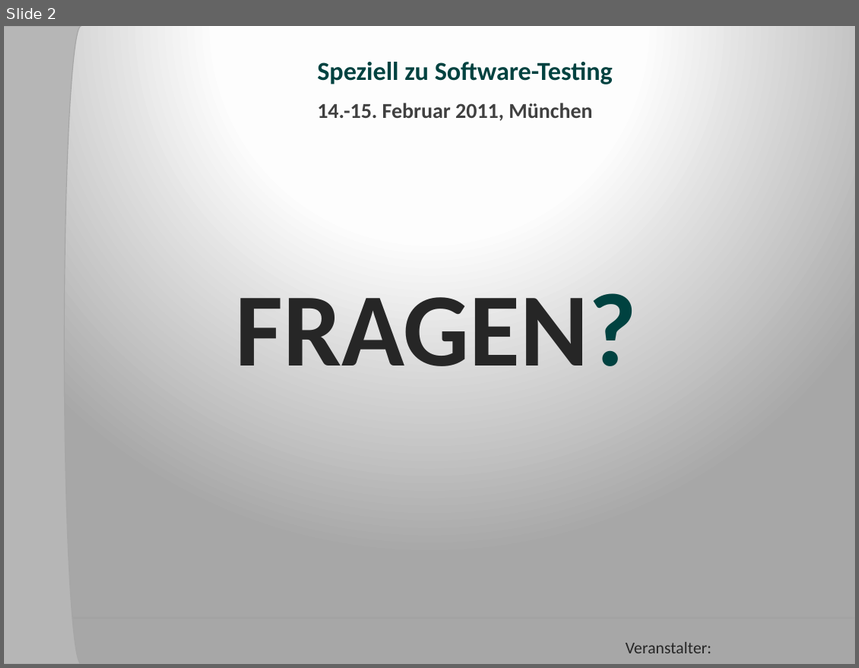
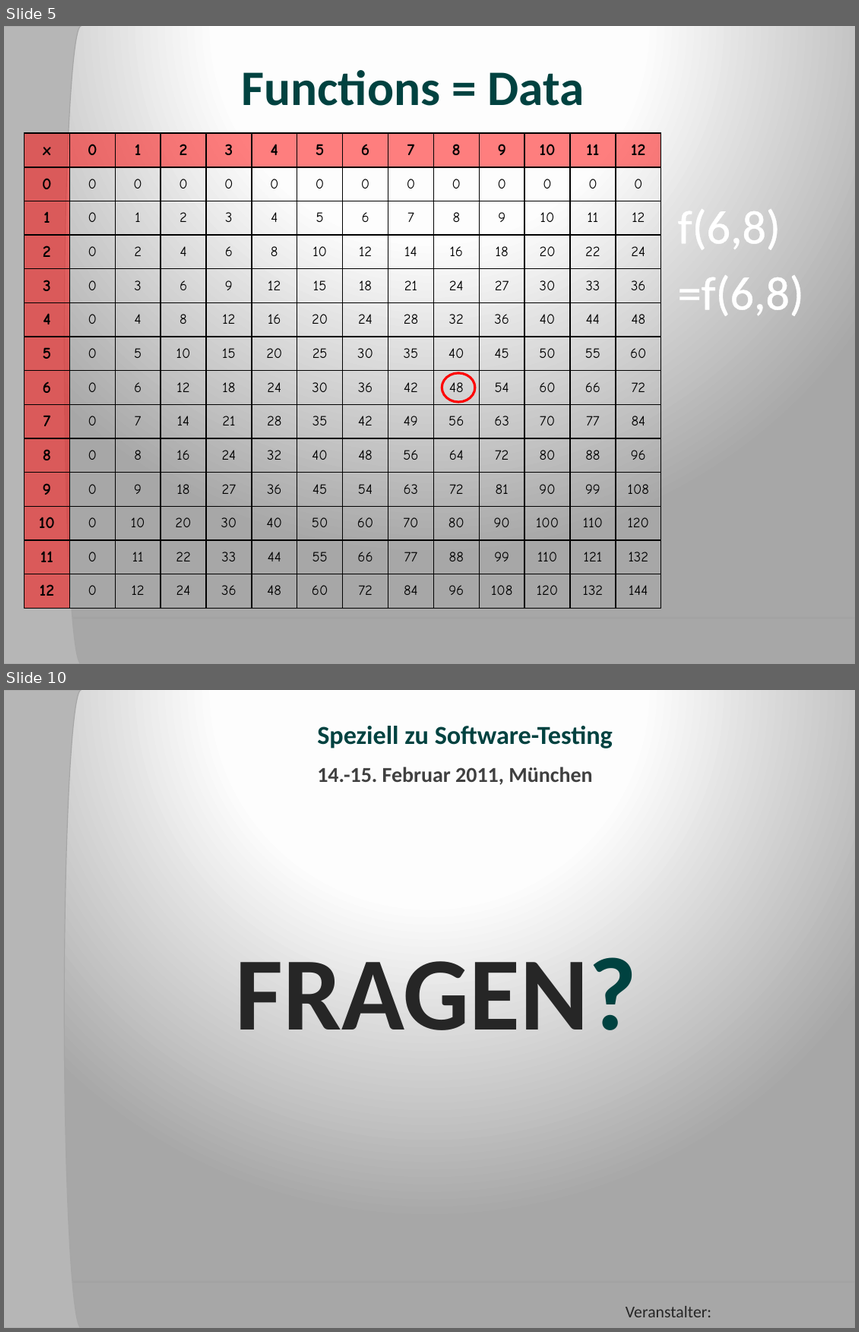
Before and after one commit to forki/NaturalSpec, a slide deck: slides/NaturalSpec_ADC2011_German.pptx. Shown one above the other, each under a label of ours: slide 2 before the commit, slides 5 and 10 after it; the slides between them are not shown. The pictures are 859x668 and 859x1332 pixels, drawn with LibreOffice and Linux fonts; fonts in the diff are those of the drawing; background and template pictures are left out. Boxes give left, top, right and bottom in pixels: in the first picture for what was removed or moved away, otherwise in the second. Text is boxed around its words. In the diff, an @@ line names an element or a change of style, - is before the commit and + after.

```diff
--- a/slides/NaturalSpec_ADC2011_German.pptx
+++ b/slides/NaturalSpec_ADC2011_German.pptx
@@ slide 5 added at [4, 26, 855, 664], background gradient #FFFFFF to #FEFEFE to #A7A7A7; not listed: 2 template elements that a slide beside it also shows @@
@@ title added at [242, 70, 584, 106], 42 pt, text #004240, bold @@
+Functions = Data
@@ table added at [25, 133, 656, 608], 14 rows, 14 columns @@
+x | 0 | 1 | 2 | 3 | 4 | 5 | 6 | 7 | 8 | 9 | 10 | 11 | 12
+0 | 0 | 0 | 0 | 0 | 0 | 0 | 0 | 0 | 0 | 0 | 0 | 0 | 0
+1 | 0 | 1 | 2 | 3 | 4 | 5 | 6 | 7 | 8 | 9 | 10 | 11 | 12
+2 | 0 | 2 | 4 | 6 | 8 | 10 | 12 | 14 | 16 | 18 | 20 | 22 | 24
+3 | 0 | 3 | 6 | 9 | 12 | 15 | 18 | 21 | 24 | 27 | 30 | 33 | 36
+4 | 0 | 4 | 8 | 12 | 16 | 20 | 24 | 28 | 32 | 36 | 40 | 44 | 48
+5 | 0 | 5 | 10 | 15 | 20 | 25 | 30 | 35 | 40 | 45 | 50 | 55 | 60
+6 | 0 | 6 | 12 | 18 | 24 | 30 | 36 | 42 | 48 | 54 | 60 | 66 | 72
+7 | 0 | 7 | 14 | 21 | 28 | 35 | 42 | 49 | 56 | 63 | 70 | 77 | 84
+8 | 0 | 8 | 16 | 24 | 32 | 40 | 48 | 56 | 64 | 72 | 80 | 88 | 96
+9 | 0 | 9 | 18 | 27 | 36 | 45 | 54 | 63 | 72 | 81 | 90 | 99 | 108
+10 | 0 | 10 | 20 | 30 | 40 | 50 | 60 | 70 | 80 | 90 | 100 | 110 | 120
+11 | 0 | 11 | 22 | 33 | 44 | 55 | 66 | 77 | 88 | 99 | 110 | 121 | 132
+12 | 0 | 12 | 24 | 36 | 48 | 60 | 72 | 84 | 96 | 108 | 120 | 132 | 144
@@ text added at [678, 199, 781, 256], 40 pt, text #FFFFFF @@
+f(6,8)
@@ text added at [678, 275, 804, 316], 40 pt, text #FFFFFF @@
+=f(6,8)
@@ ellipse added at [443, 373, 475, 402], outline #FF0000 2 pt @@
@@ what was slide 2 is now slide 10 @@
```
Also in this commit, not shown: 8 other slides added, 1 slide removed.
